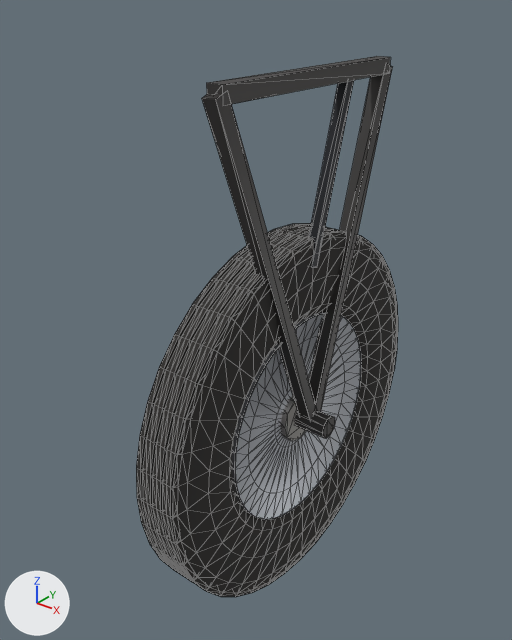
Renders of the glTF model models/wheel_biplane_disc.glb from each side of a commit.
Both versions are drawn from a 50 mm lens placed at (0.918, -1.247, 0.165), pointed at (-0.063, -0.021, -0.596). Lighting does not change. The marker at lower left points along +X, +Y and +Z. The picture after the commit comes second. Mesh edges are drawn as thin lines. Where no turn or scale is listed for an object, it has been applied to the vertices. Vertices at exactly the same position are counted once.

Script lines for the objects in view, before the commit:
```python
mat_hub = principled_material('hub')
mat_hub.base_color = (0.37, 0.36, 0.34)  # grey #a4a29e
mat_hub.metallic = 0.72
mat_hub.roughness = 0.32
mat_rim = principled_material('rim')
mat_rim.base_color = (0.448, 0.47, 0.507)  # grey #b3b6bd
mat_rim.metallic = 0.72
mat_rim.roughness = 0.33
mat_rubber = principled_material('rubber')
mat_rubber.base_color = (0.025, 0.023, 0.021)  # black #2c2a28
mat_rubber.roughness = 0.94
mat_strut = principled_material('strut')
mat_strut.base_color = (0.055, 0.052, 0.05)  # dark grey #42403f
mat_strut.metallic = 0.45
me_leg_012 = bpy.data.meshes.new('Leg.012')
me_leg_012.from_pydata(...)  # 52 vertices, 84 faces; spans x -0.105..0.105, y -0.261..0.261, z -0.024..0.703
# faces by material slot: [72, 12]
me_leg_012.materials.append(mat_strut)  # dark grey #42403f
me_leg_012.materials.append(mat_dark)  # black #1f2126
# before: 48 (0.041, 0.111, 0.692), 49 (0.041, 0.13, 0.685), 50 (0.022, 0.129, 0.684), 51 (0.022, 0.11, 0.691)
me_wheel_012 = bpy.data.meshes.new('Wheel.012')
me_wheel_012.from_pydata(...)  # 1544 vertices, 2764 faces; spans x -0.059..0.059, y -0.472..0.472, z -0.472..0.472
# faces by material slot: [2160, 560, 44]
me_wheel_012.materials.append(mat_rubber)  # black #2c2a28
me_wheel_012.materials.append(mat_rim)  # grey #b3b6bd
me_wheel_012.materials.append(mat_hub)  # grey #a4a29e
ob_leg = bpy.data.objects.new('Leg', me_leg_012)
ob_leg.parent = ob_wheel_biplane_disc
ob_leg.location = (0.0, 0.0, 0.0)
ob_wheel = bpy.data.objects.new('Wheel', me_wheel_012)
ob_wheel.location = (0.025, 0.0, -0.832)
ob_wheel_biplane_disc = bpy.data.objects.new('wheel_biplane_disc', None)
ob_wheel_biplane_disc.location = (0.0252, 0.0, -0.832)
ob_wheel_biplane_disc.scale = (1.18, 1.18, 1.18)
```
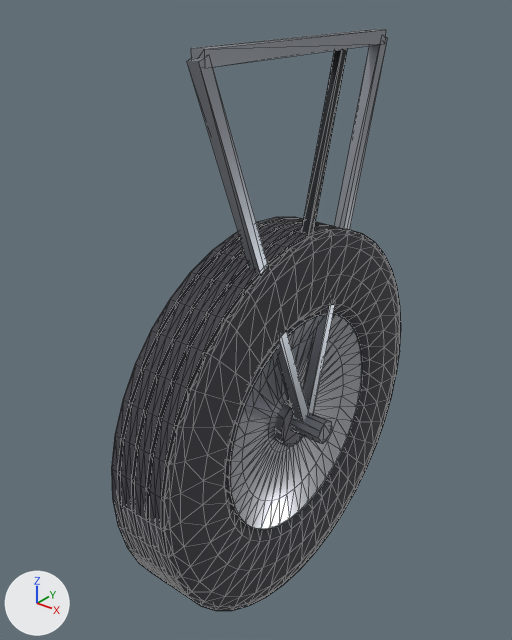
ob_wheel_biplane_disc is not drawn itself; it is the parent of ob_leg.

Where the newer file only moved an object's origin or applied its transform, the numbers keep the older frame.

Boxes [x1, y1, x2, y2] around the edits, measured in the pictures (512 x 640 px; the box of a moved part takes in the faces that stretch with it):
'Wheel', recoloured, surface changed, rescaled (black to dark grey, 11% wider): before [136, 223, 398, 597]; after [111, 217, 401, 611]
'Leg', recoloured, surface changed, reshaped, moved, rescaled (9% taller): before [202, 56, 392, 438]; after [187, 29, 388, 444]
part 1 of me_leg_012, moved or reshaped: before [294, 411, 335, 438]; after [291, 414, 332, 444]
part 2 of me_leg_012, moved or reshaped: before [207, 56, 390, 106]; after [191, 29, 386, 68]
part 3 of me_leg_012, moved or reshaped: before [202, 94, 317, 420]; after [187, 58, 310, 422]
part 4 of me_leg_012, moved or reshaped: before [309, 66, 392, 413]; after [303, 37, 388, 415]
part 5 of me_leg_012, moved or reshaped: before [309, 80, 354, 267]; after [301, 49, 347, 235]

What changed in the scene script:
```text
Change mat_strut:
    mat_strut.base_color: (0.055, 0.052, 0.05) -> (0.319, 0.342, 0.38)  # dark grey #42403f -> grey #999ea6
    mat_strut.roughness: 0.5 -> 0.36
Change mat_rubber:
    mat_rubber.base_color: (0.025, 0.023, 0.021) -> (0.05, 0.05, 0.06)  # black #2c2a28 -> dark grey #3f3f45
Change mat_rim:
    mat_rim.base_color: (0.448, 0.47, 0.507) -> (0.72, 0.74, 0.8)  # grey #b3b6bd -> white #dddfe7
    mat_rim.roughness: 0.33 -> 0.22
Change mat_hub:
    mat_hub.base_color: (0.37, 0.36, 0.34) -> (0.15, 0.15, 0.17)  # grey #a4a29e -> grey #6c6c73
Change me_leg_012:
    used by ob_leg; parent = ob_wheel_biplane_disc; location = (0.0, 0.0, 0.0)
    remove me_leg_012.from_pydata(...)  # 52 vertices, 84 faces; spans x -0.105..0.105, y -0.261..0.261, z -0.024..0.703
    add me_leg_012.from_pydata(...)  # 52 vertices, 84 faces; spans x -0.142..0.142, y -0.321..0.321, z -0.029..0.904
    me_leg_012 part 1: the loose piece of 20 vertices spanning x -0.105..0.105, y -0.025..0.025, z -0.024..0.024 is scaled about its middle by (1.35, 1.24, 1.24)
    me_leg_012 part 2: the loose piece of 8 vertices spanning x 0.016..0.047, y -0.248..0.248, z 0.673..0.703 is scaled about its middle by (1, 1.24, 1), then moved by (0.011, 0.0, 0.201)
    me_leg_012 part 3: all 4 vertices in x 0.018..0.045, y -0.261..-0.235, z 0.683..0.693 are moved by (0.011, -0.059, 0.201)
    me_leg_012 part 4: all 4 vertices in x 0.018..0.045, y 0.235..0.261, z 0.683..0.693 are moved by (0.011, 0.059, 0.201)
    me_leg_012 part 5
    add for i in [*range(48, 52)]: me_leg_012.vertices[i].co += Vector((0.011, 0.029, 0.201))
    me_leg_012.vertices[44].co: (0.054, -0.009, 0.348) -> (0.07, -0.009, 0.448)  # pixel (311, 267) -> not seen
    me_leg_012.vertices[45].co: (0.054, 0.01, 0.341) -> (0.07, 0.01, 0.442)  # pixel (317, 267) -> not seen
    me_leg_012.vertices[46].co: (0.034, 0.009, 0.34) -> (0.05, 0.009, 0.441)
    me_leg_012.vertices[47].co: (0.034, -0.01, 0.347) -> (0.05, -0.01, 0.447)
    other edits to the shape of me_leg_012 do not show in these pictures
Change me_wheel_012:
    used by ob_wheel; location = (0.025, 0.0, -0.832)
    remove me_wheel_012.from_pydata(...)  # 1544 vertices, 2764 faces; spans x -0.059..0.059, y -0.472..0.472, z -0.472..0.472
    add me_wheel_012.from_pydata(...)  # 1544 vertices, 2764 faces; spans x -0.115..0.059, y -0.495..0.495, z -0.513..0.477
    me_wheel_012 part 6: the whole mesh is scaled about its middle by (1.47, 1.05, 1.05), then moved by (-0.028, 0.0, -0.018)
Change ob_wheel_biplane_disc:
    ob_wheel_biplane_disc.scale: (1.18, 1.18, 1.18) -> (1.0, 1.0, 1.0)
    ob_wheel_biplane_disc.location: (0.0252, 0.0, -0.832) -> (-0.00286, 0.0, -0.85)
```
